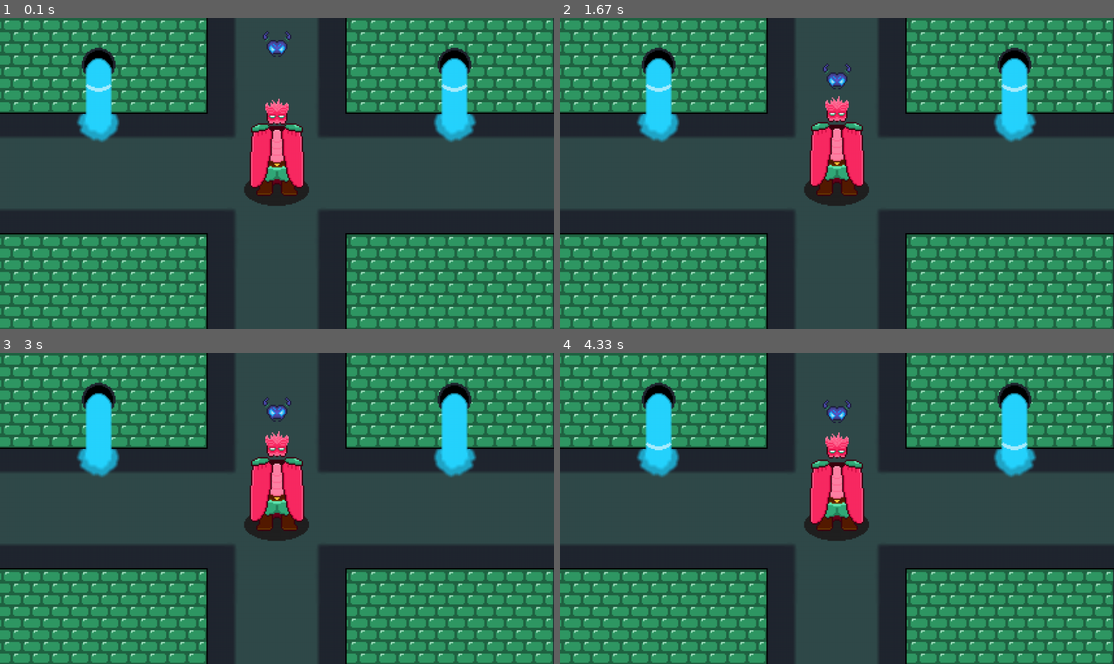
Above: before the commit, frames 1-4 (two rows, left to right).
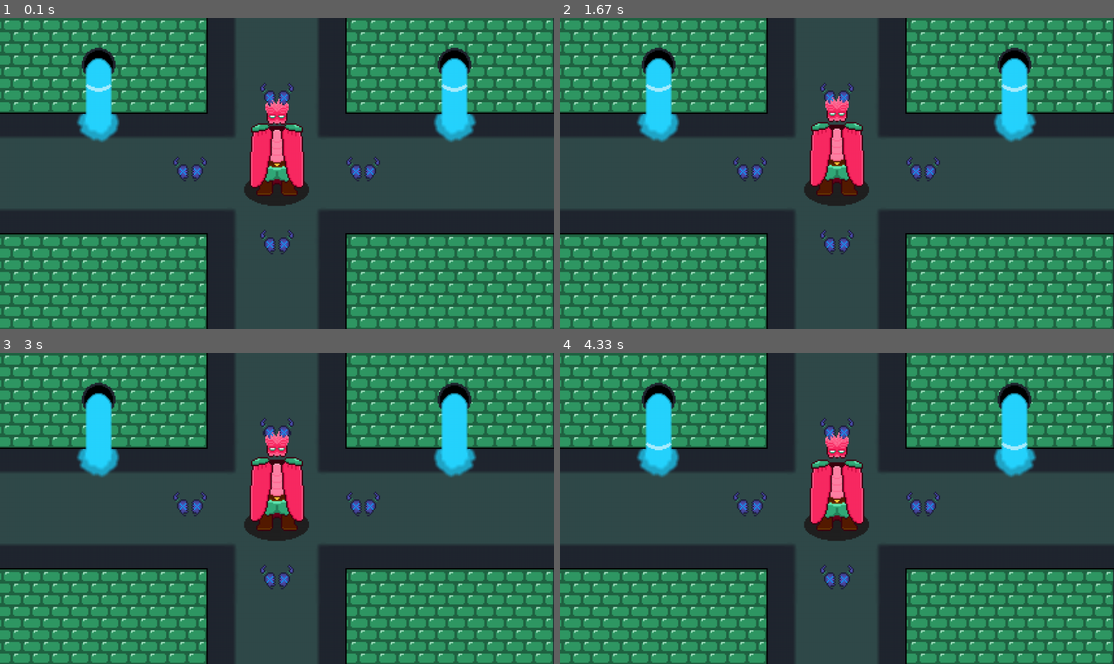
Above: after the commit, the same moments.

Repository: alessitomas/Insper-Pygame-Rythm
Game: pygame game, started from pygame/programa.py
Same seed, same stepped clock (60 frames per second), same inputs: the game is played once before the commit and once after it.
Inputs:
- Up to frame 1 (0.1 s): no input
- Up to frame 2 (1.67 s): hold W 0.33-0.8 s; hold Right 0.33-0.8 s
- Up to frame 3 (3 s): tap A at 1.83 s
- Up to frame 4 (4.33 s): tap S at 3.23 s

The runs differ from the first frame. In frame 1, 1.0% of the frame differs, in the area x 31-69%, y 4-76%; in frame 2, 0.9%; in frame 3, 0.9%; in frame 4, 0.9%.

Commit message:
wip timing

Diff:
--- a/pygame/funcoes.py
+++ b/pygame/funcoes.py
@@ -1,10 +1,4 @@
 import pygame
-
-def test_time_very_close():
-    elapsed_time = 0.5
-    game = pygame.Game()
-    game.update(elapsed_time)
-    assert game.happening == [0.5]
 
 def load_assets():
     loadedassets = {
@@ -26,6 +20,8 @@
             pygame.image.load('sprites/enemy_blue5.png'),
             pygame.image.load('sprites/enemy_blue6.png'),
             ],
+
+        'enemy_dead': pygame.image.load('sprites/enemy_dead.png'),
 
         'sewerbg': [
             pygame.image.load('sprites/bg1.png'),
@@ -51,9 +47,45 @@
         'left_test': pygame.mixer.Sound('music/left_test.ogg'),
         'right_test': pygame.mixer.Sound('music/right_test.ogg'),
 
+        'monsterspawn': pygame.mixer.Sound('music/monsterspawn.ogg'),
+
         'swordup': pygame.image.load('sprites/swordup.png'),
         'sworddown': pygame.image.load('sprites/sworddown.png'),
         'swordleft': pygame.image.load('sprites/swordleft.png'),
         'swordright': pygame.image.load('sprites/swordright.png'),
         }
     return loadedassets
+
+
+def enemy_move(origin, x, y, stop_time):
+
+    #Initial Movement
+
+    #Up
+    if origin == 'up':
+        if y <= 40:
+            y += 10
+        else:
+            stop_time += 1
+
+    #Down
+    if origin == 'down':
+        if y >= 680:
+            y -= 10
+        else:
+            stop_time += 1
+
+
+    #Second Movement
+
+    #Up
+    if stop_time >= 26:
+        if origin == 'up':
+            if y <= 280:
+                y += 5
+
+
+
+    new_coords = ((x, y), stop_time)
+    #print(new_coords)
+    return new_coords
--- a/pygame/programa.py
+++ b/pygame/programa.py
@@ -5,14 +5,6 @@
 
 fps = 60
 clock = pygame.time.Clock()
-
-def enemy_move(origin, x, y):
-    if origin == 'up':
-        if y <= 100:
-            y += 15
-    new_coords = (x, y)
-    print(new_coords)
-    return new_coords
 
 
 #Inicialização do Game
@@ -31,18 +23,24 @@
 
     state = {
             'protagframe': 0,
-            'enemy_blue_frame': 0,
+            'enemy_frame': 0,
             'bgframe': 0,
             'time_elapsed': 0,
             'song_playing': False,
             'protagbounce': False,
-            'synthsewers_blue_right': [19*60, 23*60, 27*60, 27.5*60, 31*60, 31.5*60, 33*60, 35*60, 35.5*60, 37*60, 39*60, 39.5*60, 41*60, 43*60, 43.5*60, 45*60, 47*60, 47.5*60, 49.5*60, 51.5*60, 52*60, 53*60],
+            'synthsewers_up': [2, 6, 18, 22, 26, 26.5, 30, 30.5, 32, 34, 34.5, 36, 38, 38.5, 40, 42, 42.5, 44, 46, 46.5, 48.5, 50.5, 51, 52],
             'dt': 1,
             'prev_time': time.time(),
             'slash_direction': 'none',
             'enemy_up_x': 607,
             'enemy_up_y': -63,
+            'stop_time': 0,
+            'sword_time': 0,
+            'hits_up': [],
         }
+
+    #Timings from seconds to FPS
+    state['synthsewers_up'] = [timing * fps for timing in state['synthsewers_up']]
 
     #para carregar os assets sem lag depois
     #time.sleep(3)
@@ -59,11 +57,11 @@
 
     #Play song
     if not state['song_playing']:
-        pygame.mixer.music.play()
+        #pygame.mixer.music.play()
         state['song_playing'] = True
 
     #Process Past Timings
-    state['events'] = [event for event in state['synthsewers_blue_right'] if event <= state['time_elapsed']]
+    state['events'] = [event for event in state['synthsewers_up'] if event <= state['time_elapsed']]
 
     #BG Blit
     if state['time_elapsed'] <= 14*60 or state['time_elapsed'] >= 16*60:
@@ -99,15 +97,26 @@
 
     #Enemies
     if state['time_elapsed'] % 5 == 0:
-            state['enemy_blue_frame'] += 1
-    if state['enemy_blue_frame'] > 5:
-        state['enemy_blue_frame'] = 0
-
-    state['enemy_up_y'] = enemy_move('up', state['enemy_up_x'], state['enemy_up_y'])[1]
+            state['enemy_frame'] += 1
+    if state['enemy_frame'] > 5:
+        state['enemy_frame'] = 0
+
+    #Enemy Movement and Sound
+    for time in state['synthsewers_up']:
+        if state['time_elapsed'] == time:
+            assets['monsterspawn'].play()
+
+    if state['time_elapsed'] >= 120:
+        state['enemy_up_y'] = enemy_move('up', state['enemy_up_x'], state['enemy_up_y'], state['stop_time'])[0][1]
+        state['stop_time'] = enemy_move('up', state['enemy_up_x'], state['enemy_up_y'], state['stop_time'])[1]
 
     #Render Protag and Enemies
     if state['time_elapsed'] <= 14*60 or state['time_elapsed'] >= 16*60:
-        enemy_up = window.blit(assets['enemy_blue'][state['enemy_blue_frame']], (state['enemy_up_x'], state['enemy_up_y']))
+        enemy_up = window.blit(assets['enemy_blue'][state['enemy_frame']], (state['enemy_up_x'], state['enemy_up_y']))
+        enemy_dead_up = window.blit(assets['enemy_dead'], (601, 150))
+        enemy_dead_down = window.blit(assets['enemy_dead'], (601, 490))
+        enemy_dead_left = window.blit(assets['enemy_dead'], (400, 321))
+        enemy_dead_left = window.blit(assets['enemy_dead'], (800, 321))
         protag = window.blit(assets['protag'][state['protagframe']], (577, 181))
 
     #Metronome
@@ -138,8 +147,8 @@
     state['time_elapsed'] += 1 * (1/state['dt'])
     #print(state['time_elapsed'])
 
-    if state['time_elapsed'] in state['synthsewers_blue_right']:
-        assets['hitsound'].play()
+    #if state['time_elapsed'] in state['synthsewers_up']:
+    #    assets['hitsound'].play()
 
     pygame.display.update()
 
@@ -159,31 +168,37 @@
             if event.type == pygame.KEYDOWN and (event.key == pygame.K_RIGHT or event.key == pygame.K_d):
                 assets['right_test'].play()
                 state['slash_direction'] = 'right'
-            elif event.type == pygame.KEYUP and (event.key == pygame.K_RIGHT or event.key == pygame.K_d) and state['slash_direction'] == 'right':
-                state['slash_direction'] = 'none'
+                state['sword_time'] = 0
 
             #Left Sword
             elif event.type == pygame.KEYDOWN and (event.key == pygame.K_LEFT or event.key == pygame.K_a):
                 assets['left_test'].play()
                 state['slash_direction'] = 'left'
-            elif event.type == pygame.KEYUP and (event.key == pygame.K_LEFT or event.key == pygame.K_a) and state['slash_direction'] == 'left':
-                state['slash_direction'] = 'none'
+                state['sword_time'] = 0
 
             #Up Sword
             elif event.type == pygame.KEYDOWN and (event.key == pygame.K_UP or event.key == pygame.K_w):
                 assets['up_test'].play()
                 state['slash_direction'] = 'up'
-            elif event.type == pygame.KEYUP and (event.key == pygame.K_UP or event.key == pygame.K_w) and state['slash_direction'] == 'up':
-                state['slash_direction'] = 'none'
+                state['sword_time'] = 0
+                state['hits_up'].append(state['time_elapsed'])
+                #print(state['hits_up'])
 
             #Down Sword
             elif event.type == pygame.KEYDOWN and (event.key == pygame.K_DOWN or event.key == pygame.K_s):
                 assets['down_test'].play()
                 state['slash_direction'] = 'down'
-            elif event.type == pygame.KEYUP and (event.key == pygame.K_DOWN or event.key == pygame.K_s) and state['slash_direction'] == 'down':
-                state['slash_direction'] = 'none'
+                state['sword_time'] = 0
 
             #Eventos vão aqui!
+    if state['slash_direction'] != 'none':
+        state['sword_time'] += 1
+    if state['sword_time'] >= 18:
+        state['slash_direction'] = 'none'
+        state['sword_time'] = 0
+
+    #print(state['slash_direction'])
+    #print(state['sword_time'])
 
     return True
 
Binary file added: pygame/sprites/enemy_dead.png
Not shown, added: pygame/music/monsterspawn.ogg
Not shown, added: pygame/music/monsterspawn_double.ogg
Not shown, changed: pygame/music/synthsewers.ogg
